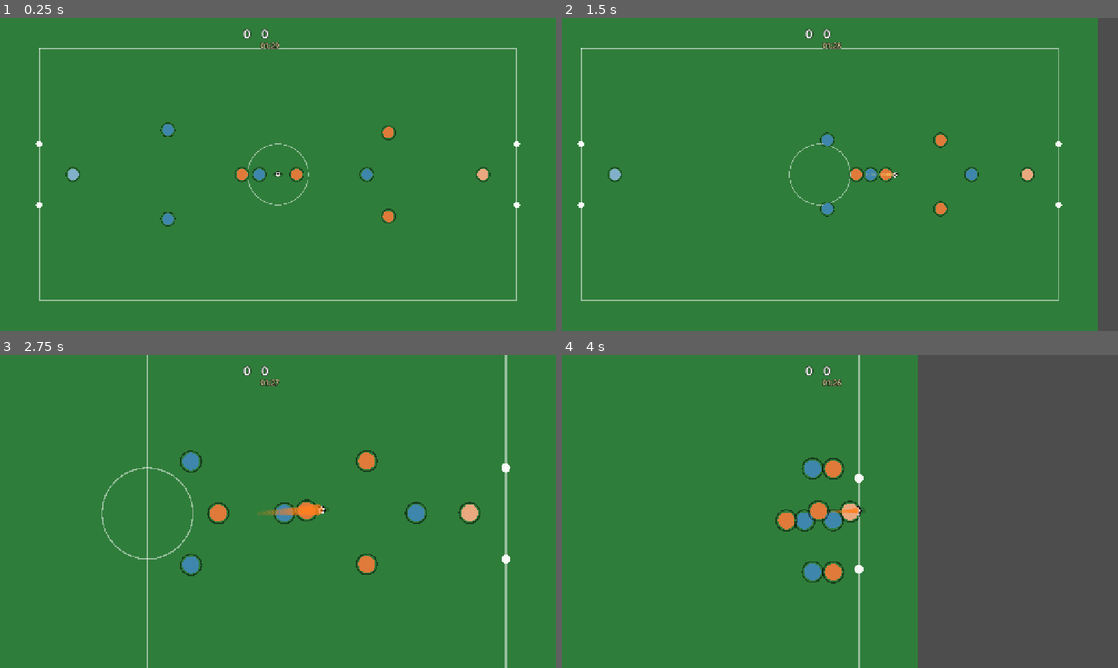
Above: before the commit, frames 1-4 (two rows, left to right).
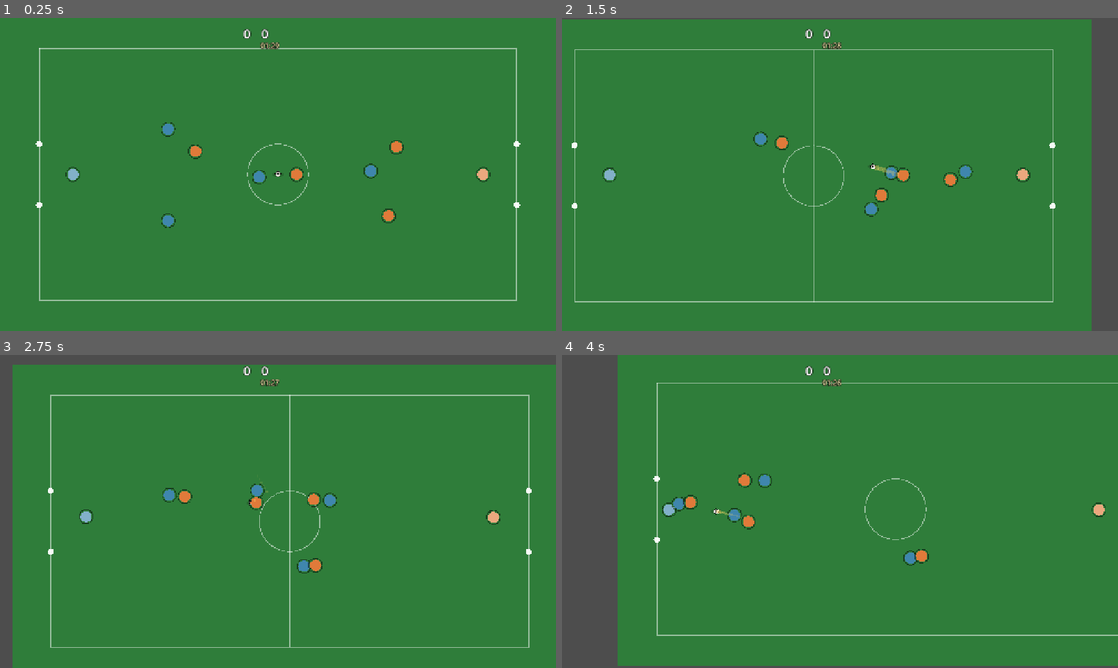
Above: after the commit, the same moments.

Repository: gmoraess/worldcupbeasts
Game: Godot game, scene res://scenes/Match.tscn
Same seed, same stepped clock (60 frames per second), same inputs: the game is played once before the commit and once after it.
Inputs (mouse positions are in pixels of both pictures, inside the frame that each line leads up to):
- Up to frame 1 (0.25 s): no input
- Up to frame 2 (1.5 s): tap Enter at 0.5 s; move the mouse to (962, 158) at 0.52 s; hold D 0.53-1.25 s; tap 1 at 0.6 s; click (962, 158) at 0.67 s; drag from (728, 190) to (812, 237) at 1.27 s
- Up to frame 3 (2.75 s): move the mouse to (333, 442) at 2.02 s; hold D from 2.03 s (still down); tap 3 at 2.1 s
- Up to frame 4 (4 s): release D at 2.75 s; drag from (812, 574) to (673, 464) at 2.77 s; move the mouse to (1006, 558) at 3.52 s; hold A from 3.53 s (still down); tap 5 at 3.6 s

The runs differ from the first frame. In frame 1, 0.6% of the frame differs, in the area x 28-73%, y 33-68%; in frame 2, 5.2%; in frame 3, 10%; in frame 4, 49%, in the area x 0-100%, y 0-100%.

Commit message:
Etapa 1 — IA mais natural: anti-pinball, mais passes, movimento independente, defesa do GK
- Anti-pinball: bola COLADA no pé do carregador (drible suave, sem chute repetido);
  roubo DELIBERADO com cooldown (não troca de dono a cada frame)
- Mais passes (tiki-taka): passa sob pressão E por escolha; passa pro ESPAÇO
- Movimento INDEPENDENTE: marcação individual (cada defensor pega um atacante) +
  jitter próprio por jogador (acaba o "sincronizado")
- Carregador avança rumo ao gol desviando do marcador
- Goleiro DEFENDE por lógica (a bola atravessa fisicamente): fecha o ângulo e
  espalma chutes centrais (enviesado por 'def')
- Tuning de placar: chute só perto + cooldown de chute → ~2-4 gols/partida

Co-Authored-By: Claude Sonnet 4.6 <noreply@anthropic.com>

Diff:
--- a/scripts/Match.gd
+++ b/scripts/Match.gd
@@ -27,10 +27,13 @@
 var over := false
 
 var _decide := 0.0
-var _dribble := 0.0
 var _goal_cd := 0.0
 var _shake := 0.0
 var _climax := false
+var _in_flight := false       # bola viajando (passe/chute) — ninguém controla
+var _steal_cd := 0.0          # tempo mínimo entre trocas de posse (anti-pinball)
+var _save_rolled := false     # 1 tentativa de defesa por chute
+var _shot_cd := 0.0           # cooldown global de chute (controla o placar)
 
 var _score_lbl: Label
 var _clock_lbl: Label
@@ -94,6 +97,8 @@
 	carrier = null
 	poss = team
 	_climax = false
+	_in_flight = false
+	_steal_cd = 0.0
 	ball.ball_time_scale = 1.0
 
 # ==========================================================================
@@ -102,18 +107,20 @@
 func _physics_process(delta: float) -> void:
 	if over: return
 	_goal_cd = maxf(0.0, _goal_cd - delta)
+	_shot_cd = maxf(0.0, _shot_cd - delta)
 	if _goal_cd <= 0.0:
 		clock = maxf(0.0, clock - delta)
 		if clock <= 0.0:
 			_end_match()
 
-	_update_possession()
+	_update_possession(delta)
+	_gk_save()                    # goleiro defende (por lógica — a bola atravessa fisicamente)
+	_carry_ball()                 # cola a bola no pé do carregador (drible suave)
 	_decide -= delta
 	if _decide <= 0.0:
 		_decide = randf_range(0.16, 0.30)
 		if carrier != null:
 			_carrier_decide()
-	_dribble -= delta
 	_move_players()
 	_check_goal()
 	_camera_juice(delta)
@@ -121,56 +128,114 @@
 		_spawn_trail(ball.speed())
 	_hud_update()
 
-func _update_possession() -> void:
+func _update_possession(delta: float) -> void:
+	_steal_cd = maxf(0.0, _steal_cd - delta)
 	var spd := ball.speed()
-	# acha o mais perto da bola
+	if _in_flight and spd < 45.0:
+		_in_flight = false           # bola parou → vira bola solta (disputável)
+	if _in_flight:
+		# recepção: alguém alcança a bola já desacelerada
+		if spd < 470.0:
+			var p := _closest_any()
+			if p != null and p.global_position.distance_to(ball.global_position) < CONTROL_R + 5.0:
+				_set_carrier(p)
+	elif carrier == null:
+		var p := _closest_any()
+		if p != null and p.global_position.distance_to(ball.global_position) < CONTROL_R and spd < 230.0:
+			_set_carrier(p)
+	elif _steal_cd <= 0.0:
+		# ROUBO deliberado: um adversário coladinho rola uma chance (não instantâneo)
+		var opp := _closest_opp_to(carrier)
+		if opp != null and opp.global_position.distance_to(carrier.global_position) < 28.0:
+			var des: float = opp.stats.get("des", 1.0)
+			var ctrl: float = carrier.stats.get("ctrl", 1.0)
+			if randf() < 0.10 * clampf(des / maxf(0.4, ctrl), 0.4, 2.4):
+				_shake = maxf(_shake, 4.0)
+				_set_carrier(opp)
+				_steal_cd = 0.7
+
+func _set_carrier(p: Player) -> void:
+	carrier = p
+	poss = p.team
+	_in_flight = false
+	_steal_cd = maxf(_steal_cd, 0.3)
+
+## Defesa do goleiro: 1 tentativa por chute. Se a bola passa coladinha no GK,
+## ele espalma (chance alta, enviesada por 'def'). Como ele fecha o ângulo,
+## chutes centrais são defendidos; chutes precisos/abertos passam.
+func _gk_save() -> void:
+	if not _in_flight or _save_rolled: return
+	for p in all:
+		if p.role != "gk": continue
+		if p.global_position.distance_to(ball.global_position) < 34.0:
+			_save_rolled = true
+			var dfn: float = p.stats.get("def", 1.0)
+			if randf() < 0.85 * clampf(dfn, 0.5, 1.4):
+				ball.velocity *= 0.04
+				_set_carrier(p)
+				_shake = maxf(_shake, 6.0)
+			return
+
+func _closest_any() -> Player:
 	var best: Player = null
 	var bd := 1e9
 	for p in all:
 		var d := p.global_position.distance_to(ball.global_position)
 		if d < bd: bd = d; best = p
-	if best != null and bd < CONTROL_R and (spd < 280.0 or _goal_cd > 0.0):
-		if carrier != best:
-			# troca de posse / recepção / bote
-			if carrier != null and carrier.team != best.team:
-				_shake = maxf(_shake, 3.0)   # carrinho
-			carrier = best
-			poss = best.team
-	elif spd > 320.0:
-		carrier = null               # bola no ar/voando: ninguém controla
+	return best
+
+func _closest_opp_to(me: Player) -> Player:
+	var best: Player = null
+	var bd := 1e9
+	for o in all:
+		if o.team == me.team: continue
+		var d := o.global_position.distance_to(me.global_position)
+		if d < bd: bd = d; best = o
+	return best
+
+## Cola a bola um pouco à frente do carregador (drible suave, sem pinball).
+func _carry_ball() -> void:
+	if carrier == null or _in_flight: return
+	var atk := 1.0 if carrier.team == "home" else -1.0
+	var dir := Vector2(atk, 0.0)
+	if carrier.velocity.length() > 35.0:
+		dir = (dir + carrier.velocity.normalized() * 0.7).normalized()
+	var ctrl_pt := carrier.global_position + dir * 17.0
+	ball.global_position = ball.global_position.lerp(ctrl_pt, 0.4)
+	ball.velocity = Vector2.ZERO
+	ball.spin = 0.0; ball.height = 0.0; ball.vz = 0.0
 
 func _carrier_decide() -> void:
-	if carrier == null: return
+	if carrier == null or _in_flight: return
 	var team := carrier.team
-	var gx := goal_x(team)
-	var goal_c := Vector2(gx, MID.y)
+	var goal_c := Vector2(goal_x(team), MID.y)
 	var dist := carrier.global_position.distance_to(goal_c)
 	var pressure := _nearest_opp_dist(carrier)
 
-	# CHUTE: perto do gol e com ângulo → finaliza (IA, sem input)
-	if dist < SHOOT_RANGE and pressure < PRESSURE * 2.2:
+	# CHUTE — só perto, com lane, e respeitando o cooldown (controla o placar)
+	if _shot_cd <= 0.0 and dist < 240.0 and pressure < PRESSURE * 2.0:
 		var fin: float = carrier.stats.get("fin", 1.0)
-		var noise := (1.6 - clampf(fin, 0.5, 1.5)) * 60.0    # menos precisão = mais erro
+		var noise := (1.6 - clampf(fin, 0.5, 1.5)) * 60.0
 		var aim := goal_c + Vector2(0, randf_range(-noise, noise))
-		var power := 760.0 + fin * 220.0
-		var spin := randf_range(-1.2, 1.2) * (1.4 - fin)
-		ball.kick(aim - carrier.global_position, power, spin, 0.0)
-		carrier = null
+		ball.kick(aim - carrier.global_position, 780.0 + fin * 220.0, randf_range(-1.2, 1.2) * (1.4 - fin), 0.0)
+		_in_flight = true; carrier = null; _save_rolled = false
+		_shot_cd = 2.4
 		_enter_climax()
 		return
-	# PASSE: sob pressão → tabela com companheiro à frente e aberto
+	# PASSE — mais frequente (tiki-taka): sob pressão sempre; senão, chance se há bom mate
+	var mate := _best_pass(carrier)
+	var pass_it := false
 	if pressure < PRESSURE:
-		var mate := _best_pass(carrier)
-		if mate != null:
-			var to := mate.global_position - carrier.global_position
-			ball.kick(to, clampf(to.length() * 2.2, 360.0, 820.0), 0.0, 0.0)
-			carrier = null
-			return
-	# DRIBLE: empurra a bola na direção do gol (toques mais frequentes = mais rápido)
-	if _dribble <= 0.0:
-		_dribble = 0.18
-		var d := (goal_c - carrier.global_position).normalized()
-		ball.kick(d, 300.0 + carrier.stats.get("ctrl", 1.0) * 50.0, 0.0, 0.0)
+		pass_it = true
+	elif mate != null and randf() < 0.45:
+		pass_it = true
+	if pass_it and mate != null:
+		var lead := mate.velocity * 0.16              # passa pro ESPAÇO à frente do companheiro
+		var to := (mate.global_position + lead) - carrier.global_position
+		ball.kick(to, clampf(to.length() * 2.4, 380.0, 900.0), 0.0, 0.0)
+		_in_flight = true; carrier = null; _save_rolled = false
+		return
+	# senão, segue driblando (o _carry_ball + o alvo rumo ao gol cuidam do resto)
 
 func _best_pass(from: Player) -> Player:
 	var gx := goal_x(from.team)
@@ -198,20 +263,41 @@
 #  MOVIMENTO (steering targets)
 # ==========================================================================
 func _move_players() -> void:
-	# quem persegue a bola no time SEM posse: o mais perto
 	var def_team := "away" if poss == "home" else "home"
-	var chaser := _closest_to_ball(def_team)
+	var presser := _closest_to_ball(def_team)
+	var marks := _assign_marks(def_team, presser)
 	for p in all:
-		p.target = _target_for(p, chaser)
-
-func _target_for(p: Player, presser: Player) -> Vector2:
+		p.target = _target_for(p, presser, marks)
+
+## Marcação individual: cada defensor (não-presser, não-gk) pega o atacante
+## mais perto ainda não marcado → movimentos independentes (não sincronizados).
+func _assign_marks(def_team: String, presser: Player) -> Dictionary:
+	var marks := {}
+	var attackers: Array[Player] = []
+	for a in (home if poss == "home" else away):
+		if a.role != "gk": attackers.append(a)
+	var taken := {}
+	for d in (home if def_team == "home" else away):
+		if d.role == "gk" or d == presser: continue
+		var best: Player = null
+		var bd := 1e9
+		for a in attackers:
+			if taken.has(a): continue
+			var dd := d.global_position.distance_to(a.global_position)
+			if dd < bd: bd = dd; best = a
+		if best != null:
+			marks[d] = best
+			taken[best] = true
+	return marks
+
+func _target_for(p: Player, presser: Player, marks: Dictionary) -> Vector2:
 	var bx := ball.global_position.x
 	var by := ball.global_position.y
-	var atk := 1.0 if p.team == "home" else -1.0   # sentido de ataque do time de p
+	var atk := 1.0 if p.team == "home" else -1.0
 	var minx := FIELD.position.x + 36.0
 	var maxx := FIELD.end.x - 36.0
 
-	# GOLEIRO — fecha o ângulo: fica na reta bola↔centro do gol, perto da linha
+	# GOLEIRO — fecha o ângulo (reta bola↔centro do gol), perto da linha
 	if p.role == "gk":
 		var gc := Vector2(own_goal_x(p.team), MID.y)
 		var d := ball.global_position - gc
@@ -223,24 +309,32 @@
 			pos.x = clampf(pos.x, FIELD.end.x - 120, FIELD.end.x - 12)
 		return pos
 
-	# CARREGADOR — leva a bola rumo ao gol (um passo à frente dela)
+	# CARREGADOR — avança rumo ao gol DESVIANDO do defensor mais próximo
 	if p == carrier:
-		return ball.global_position + Vector2(18.0 * atk, 0.0)
-
-	# raia do jogador, puxando um pouco pra altura da bola (compacta o time)
-	var lane := clampf(lerpf(p.home_pos.y, by, 0.28), FIELD.position.y + 30, FIELD.end.y - 30)
+		var gc := Vector2(goal_x(p.team), MID.y)
+		var dir := (gc - p.global_position).normalized()
+		var opp := _closest_opp_to(p)
+		if opp != null and p.global_position.distance_to(opp.global_position) < 80.0:
+			dir = (dir + (p.global_position - opp.global_position).normalized() * 0.55).normalized()
+		return p.global_position + dir * 110.0
+
+	var lane := clampf(lerpf(p.home_pos.y, by, 0.22), FIELD.position.y + 30, FIELD.end.y - 30)
 
 	if p.team == poss:
-		# ATAQUE sem a bola: fwd corre à frente, mid apoia, def cobre atrás
+		# ATAQUE sem a bola: fwd corre à frente, mid apoia, def cobre (+ jitter próprio)
 		var push := 210.0 if p.role == "fwd" else (70.0 if p.role == "mid" else -50.0)
-		return Vector2(clampf(bx + push * atk, minx, maxx), lane)
+		return Vector2(clampf(bx + push * atk, minx, maxx), lane) + p.jitter
 	else:
-		# DEFESA sem a bola: presser vai na bola; resto segura linha goal-side
+		# DEFESA: presser vai na bola; resto MARCA individual (goal-side) ou segura linha
 		if p == presser:
 			return ball.global_position
+		if marks.has(p):
+			var a: Player = marks[p]
+			var own_gc := Vector2(own_goal_x(p.team), MID.y)
+			return a.global_position + (own_gc - a.global_position).normalized() * 30.0 + p.jitter
 		var own_gx := own_goal_x(p.team)
 		var line_x := lerpf(bx, own_gx, 0.32)
-		return Vector2(clampf(line_x, minx, maxx), lane)
+		return Vector2(clampf(line_x, minx, maxx), lane) + p.jitter
 
 func _closest_to_ball(team: String) -> Player:
 	var best: Player = null; var bd := 1e9
--- a/scripts/Player.gd
+++ b/scripts/Player.gd
@@ -13,6 +13,8 @@
 
 var target := Vector2.ZERO    # pra onde mover (o Match seta por frame)
 var radius := 13.0
+var jitter := Vector2.ZERO    # deslocamento próprio (independência de movimento)
+var phase := 0.0              # fase pra corridas/oscilações individuais
 
 var _sprite: Polygon2D
 
@@ -28,6 +30,8 @@
 	# disco colorido por time + anel por papel
 	var base: Color = Color("3f86ad") if team == "home" else Color("e07a3a")
 	if role == "gk": base = base.lightened(0.35)
+	jitter = Vector2(randf_range(-26, 26), randf_range(-26, 26))
+	phase = randf() * TAU
 	_sprite = _disc(radius, base)
 	add_child(_sprite)
 	var ring := _ring(radius + 3.0, Color(0, 0, 0, 0.5))
